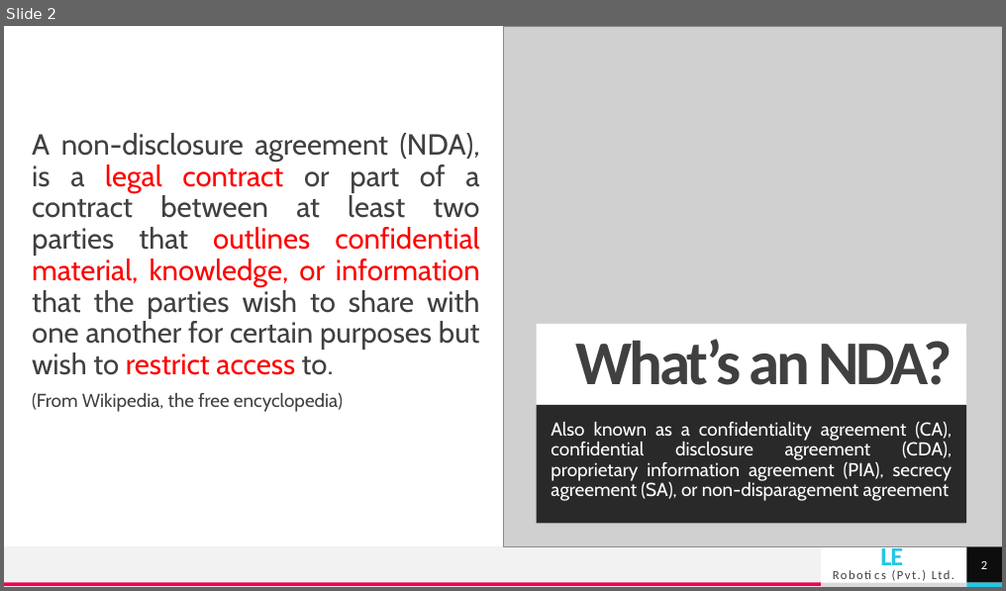
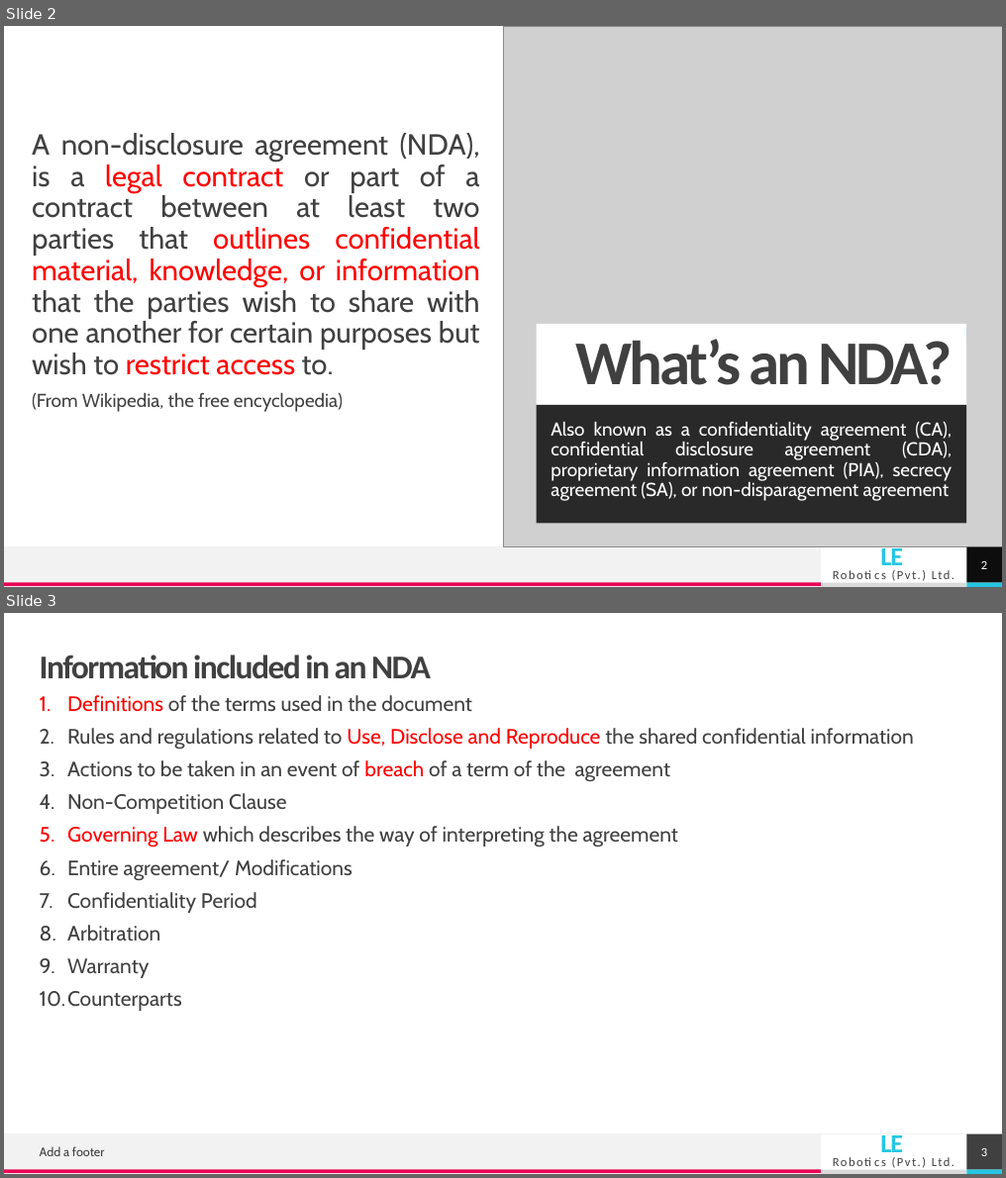
Before and after one commit to bimalka98/Industrial-Training, a slide deck: Presentations/Non-Disclosure Agreement.pptx. Shown one above the other, each under a label of ours: slide 2 before the commit, slides 2 and 3 after it. The pictures are 1006x591 and 1006x1178 pixels, drawn with LibreOffice and Linux fonts; fonts in the diff are those of the drawing; grey boxes stand for pictures. Boxes give left, top, right and bottom in pixels: in the first picture for what was removed or moved away, otherwise in the second. Text is boxed around its words. In the diff, an @@ line names an element or a change of style, - is before the commit and + after.

```diff
--- a/Presentations/Non-Disclosure Agreement.pptx
+++ b/Presentations/Non-Disclosure Agreement.pptx
@@ slide 3 added at [4, 613, 1002, 1174], background #FFFFFF; not listed: 6 template elements that a slide beside it also shows @@
@@ title added at [40, 655, 431, 679], 32 pt, text #404040, bold @@
+Information included in an NDA
@@ text added at [40, 695, 914, 1011], 20 pt, text #404040 @@
+1. Definitions of the terms used in the document
+2. Rules and regulations related to Use, Disclose and Reproduce the shared confidential information
+3. Actions to be taken in an event of breach of a term of the agreement
+4. Non-Competition Clause
+5. Governing Law which describes the way of interpreting the agreement
+6. Entire agreement/ Modifications
+7. Confidentiality Period
+8. Arbitration
+9. Warranty
+10. Counterparts
@@ text added at [40, 1147, 104, 1157], 12 pt, text #404040 @@
+Add a footer
@@ page number added at [966, 1135, 1002, 1170], fill #404040, 12 pt, text #FFFFFF @@
+3
```
Also in this commit, not shown: 1 slide changed, 1 other slide added, 7 slides removed.
